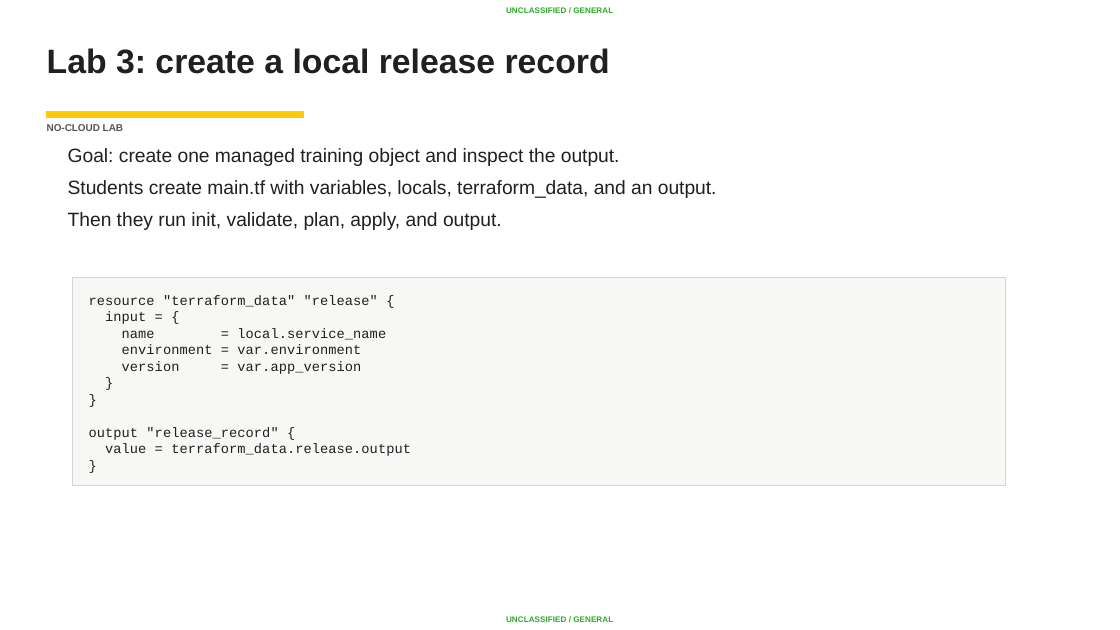
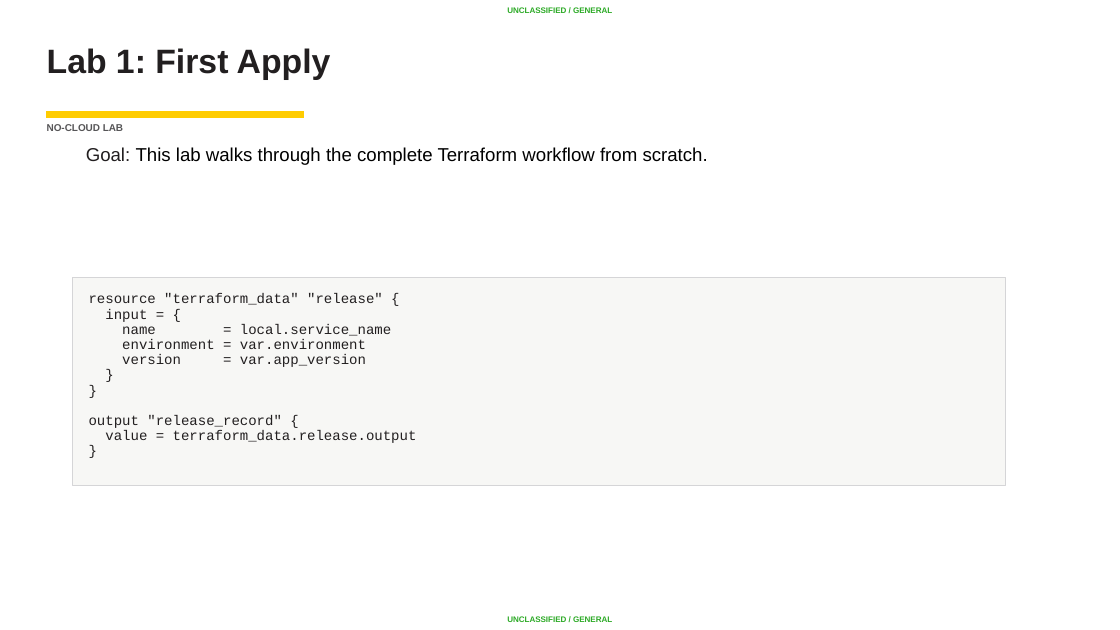
Before and after one commit to AC-Fab/summer-course, a slide deck: slide 29 of DevOps/Lesson 04-05 - CICD and Terraform/CI-CD-Terraform-back-to-back-class.pptx (slide 23 before the commit). Drawn at 1120x630 pixels with LibreOffice and Linux fonts; fonts in the diff are those of the drawing; background and template pictures are left out. Boxes give left, top, right and bottom in pixels: in the first picture for what was removed or moved away, otherwise in the second. Text is boxed around its words. In the diff, an @@ line names an element or a change of style, - is before the commit and + after.

```diff
--- a/DevOps/Lesson 04-05 - CICD and Terraform/CI-CD-Terraform-back-to-back-class.pptx
+++ b/DevOps/Lesson 04-05 - CICD and Terraform/CI-CD-Terraform-back-to-back-class.pptx
@@ title at bbox=[47, 48, 331, 80]: text changed; size 21.8 to 21.7 pt @@
-Lab 3: create a local release record
+Lab 1: First Apply
@@ text at bbox=[86, 147, 708, 165]: text changed; size 12.4 to 12 pt; text colour #221F20 to #000000 @@
-Goal: create one managed training object and inspect the output.
-Students create main.tf with variables, locals, terraform_data, and an output.
-Then they run init, validate, plan, apply, and output.
+Goal: This lab walks through the complete Terraform workflow from scratch.
@@ rectangle "resource "terraform_data" "release" {" at bbox=[73, 278, 1006, 485]: size 8.9 to 9.1 pt; line spacing 1 to 0.9 @@
```
Also in this commit, not shown: 26 other slides changed, 4 slides added, 1 slide removed.
